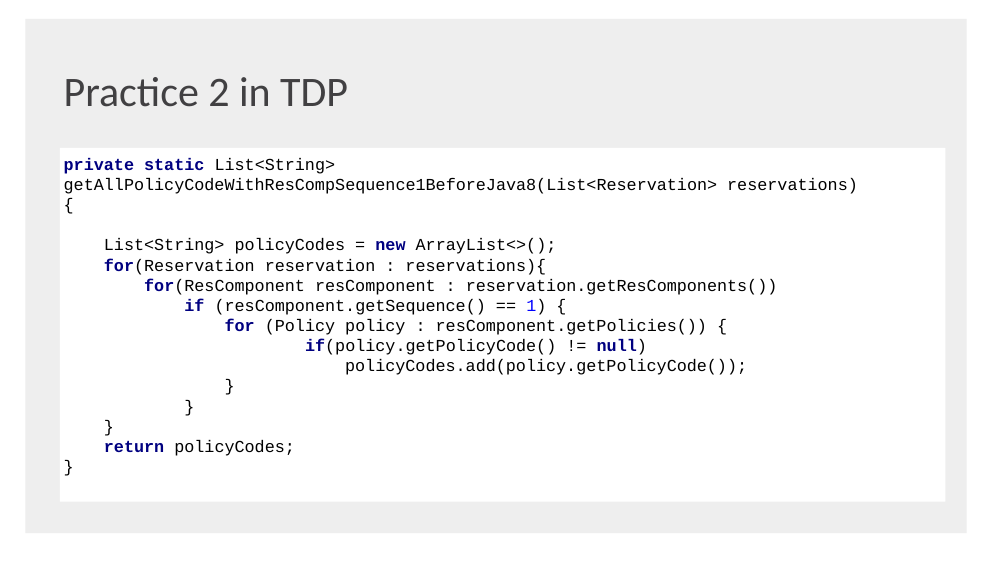
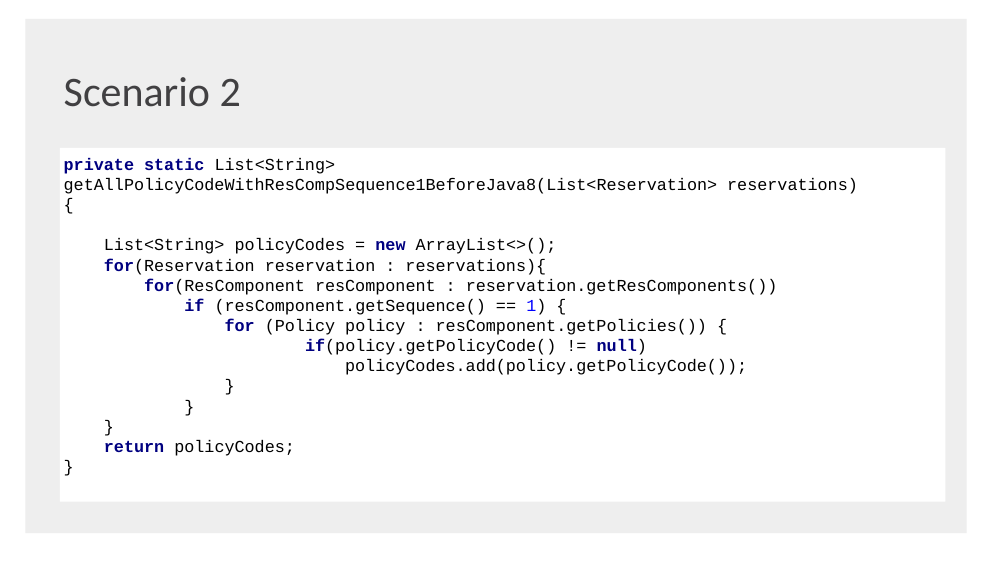
Before and after one commit to shaojie-xu-kp/Java8_lunch_learn, a slide deck: slide 40 of Java 8 & TDP.pptx (slide 42 before the commit). Drawn at 1008x567 pixels with LibreOffice and Linux fonts; fonts in the diff are those of the drawing; background and template pictures are left out. Boxes give left, top, right and bottom in pixels: in the first picture for what was removed or moved away, otherwise in the second. Text is boxed around its words. In the diff, an @@ line names an element or a change of style, - is before the commit and + after.

```diff
--- a/Java 8 & TDP.pptx
+++ b/Java 8 & TDP.pptx
@@ text at [64, 77, 241, 107]: text changed @@
-Practice 2 in TDP
+Scenario 2
```
Also in this commit, not shown: 10 other slides changed, 2 slides added, 3 slides removed.
